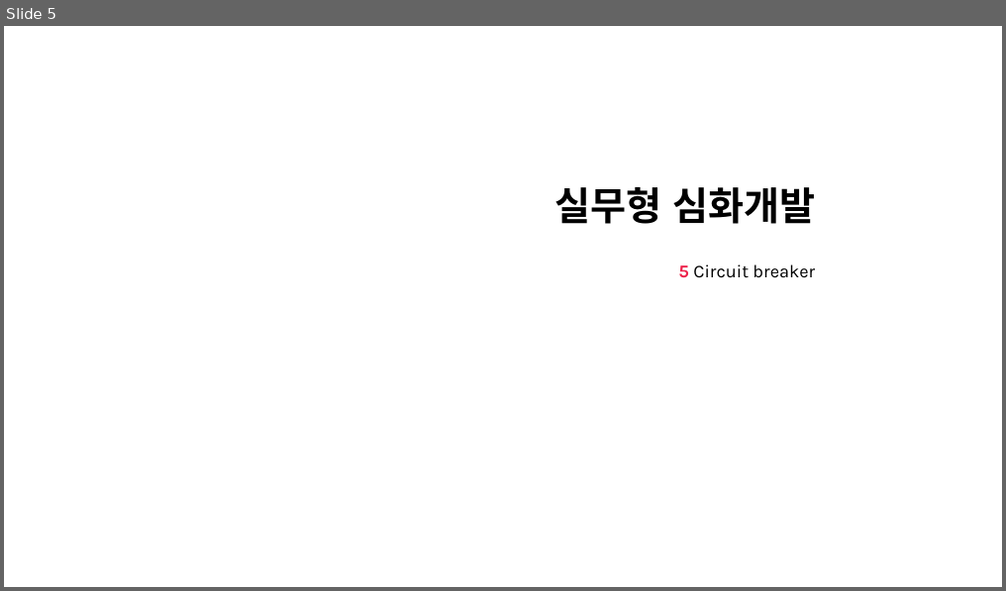
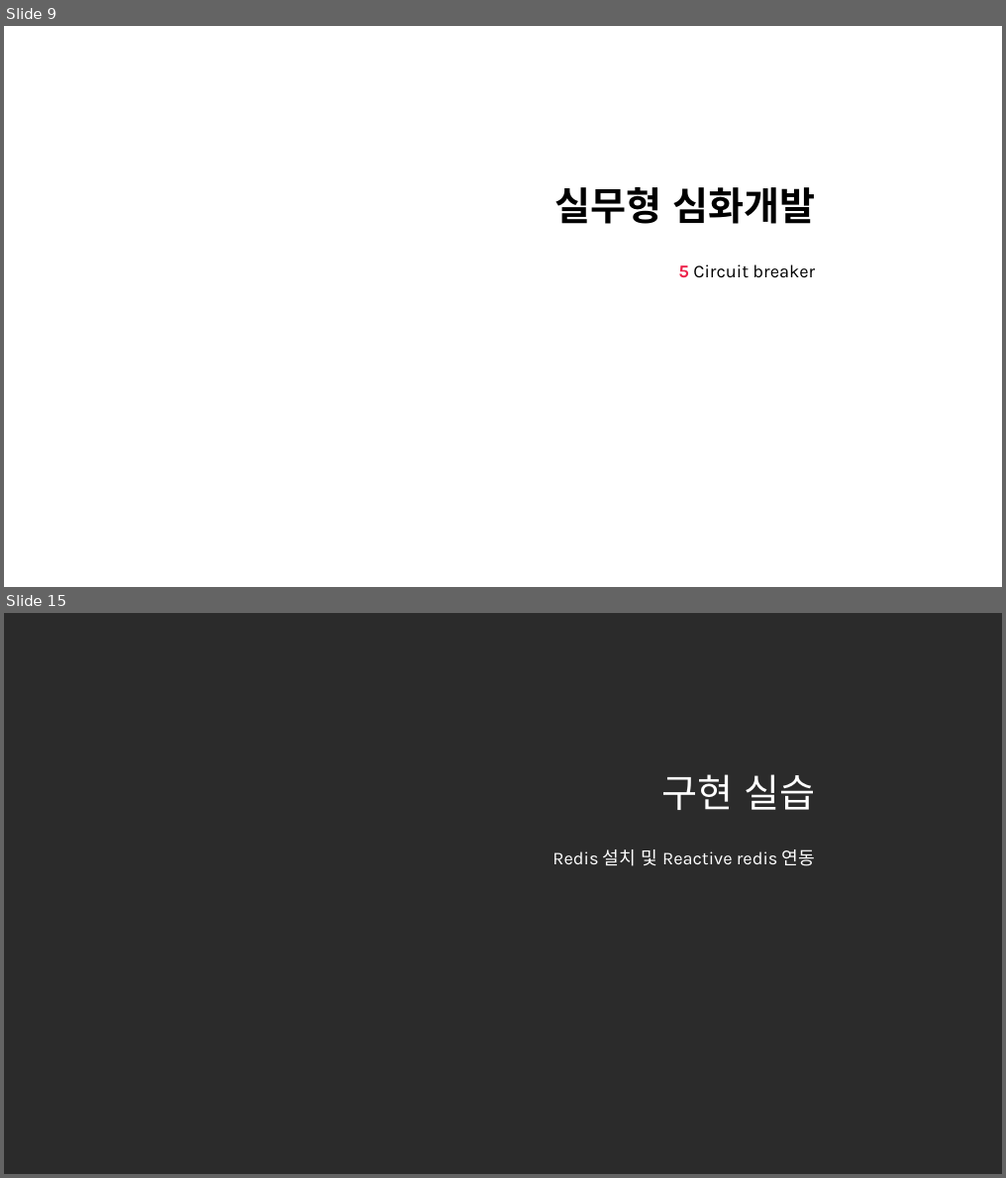
Before and after one commit to nayasis/fastcampus-hyper-webflux, a slide deck: 99.ppt/[Ch4-6. 실무형 심화개발.pptx. Shown one above the other, each under a label of ours: slide 5 before the commit, slides 9 and 15 after it; the slides between them are not shown. The pictures are 1006x591 and 1006x1178 pixels, drawn with LibreOffice and Linux fonts; fonts in the diff are those of the drawing; background and template pictures are left out; a plain dark background stands for a picture behind light text. Boxes give left, top, right and bottom in pixels: in the first picture for what was removed or moved away, otherwise in the second. Text is boxed around its words. In the diff, an @@ line names an element or a change of style, - is before the commit and + after.

```diff
--- a/99.ppt/[Ch4-6. 실무형 심화개발.pptx
+++ b/99.ppt/[Ch4-6. 실무형 심화개발.pptx
@@ slide 15 added at <box>4,613,1002,1174</box>, background picture (left out) @@
@@ title added at <box>661,774,815,810</box>, 28 pt, text #FFFFFF @@
+구현 실습
@@ subtitle added at <box>552,850,815,866</box>, 13 pt, text #FFFFFF @@
+Redis 설치 및 Reactive redis 연동
@@ what was slide 5 is now slide 9 @@
```
Also in this commit, not shown: 8 slides changed, 12 other slides added, 1 slide removed, 1 other file.
